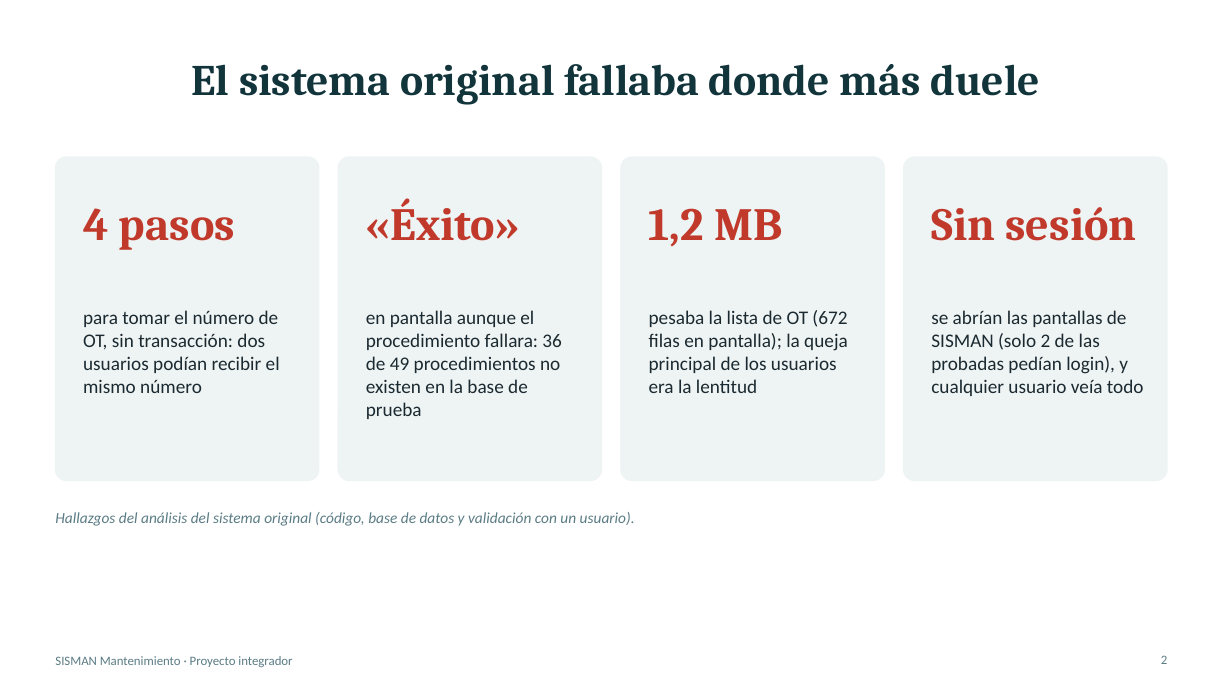
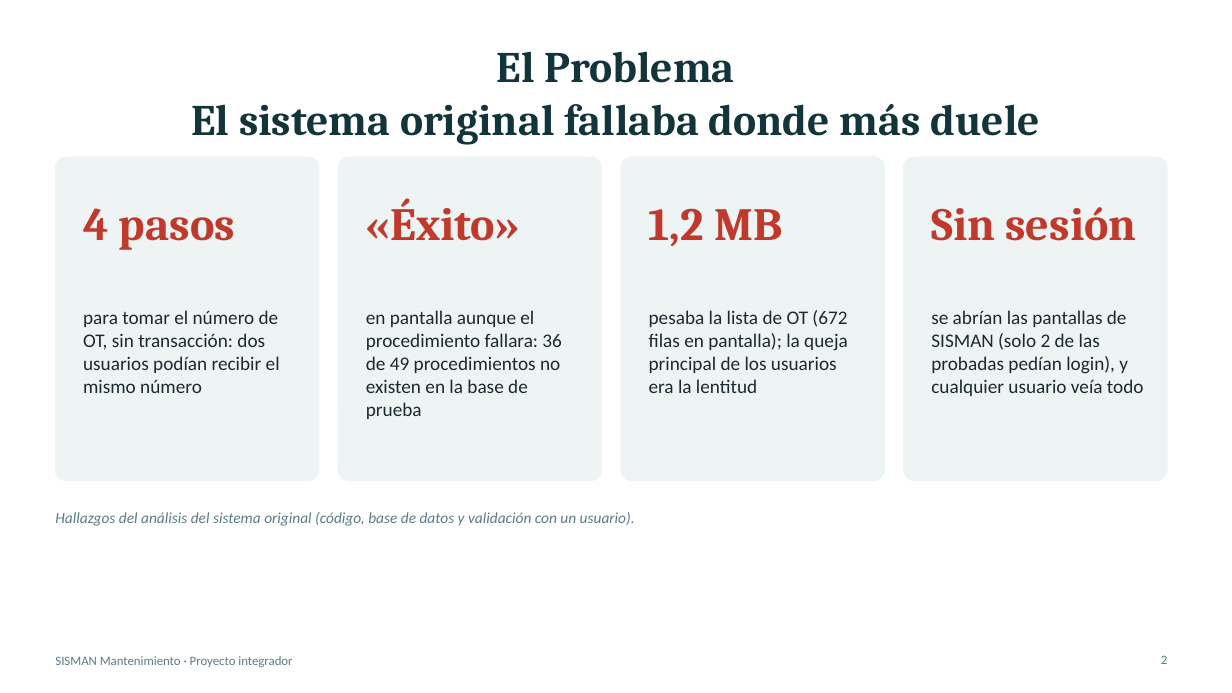
Before and after one commit to AngelHermozaSalasEDP/sisman-mantenimiento, a slide deck: slide 2 of docs/presentacion.pptx. Drawn at 1232x693 pixels with LibreOffice and Linux fonts; fonts in the diff are those of the drawing. Boxes give left, top, right and bottom in pixels: in the first picture for what was removed or moved away, otherwise in the second. Text is boxed around its words. In the diff, an @@ line names an element or a change of style, - is before the commit and + after.

```diff
--- a/docs/presentacion.pptx
+++ b/docs/presentacion.pptx
@@ title at bbox=[192, 51, 1040, 145]: text changed @@
-El sistema original fallaba donde más duele
+El Problema
+El sistema original fallaba donde más duele
```
Also in this commit, not shown: 7 other slides changed, 1 other file.
